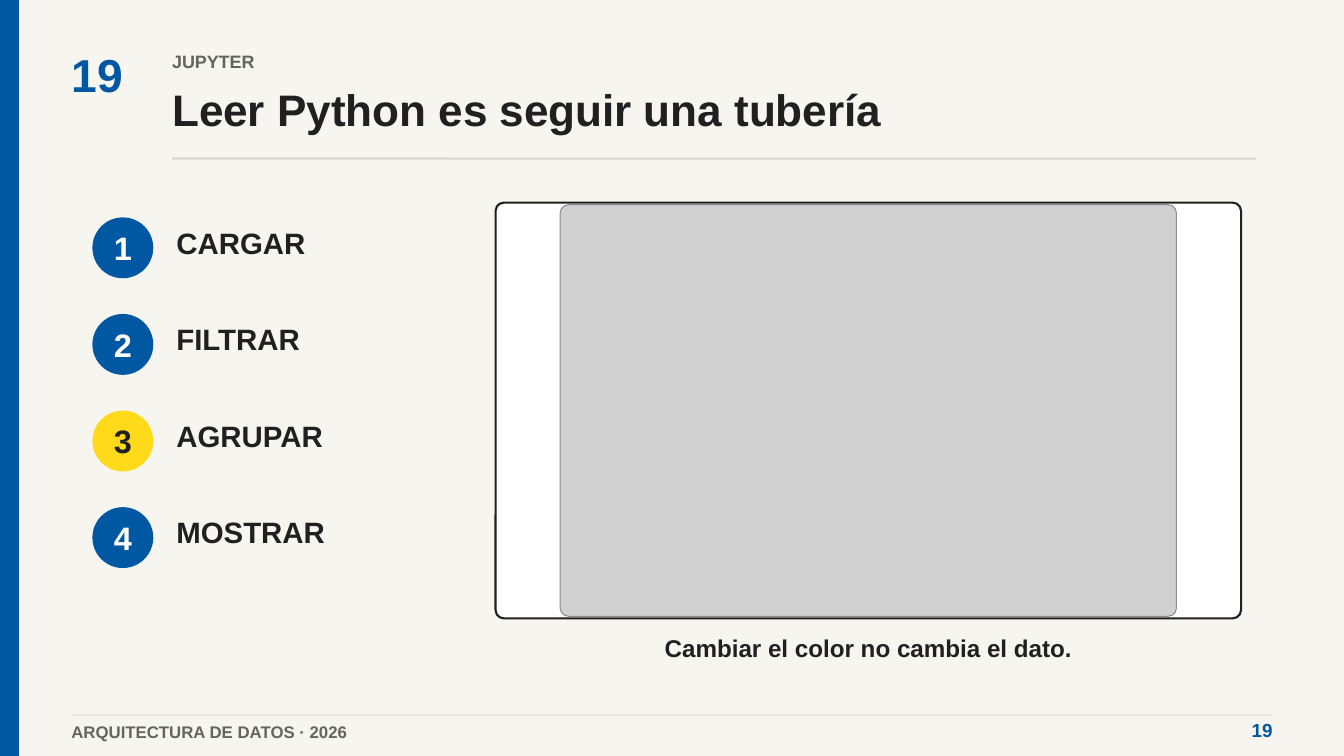
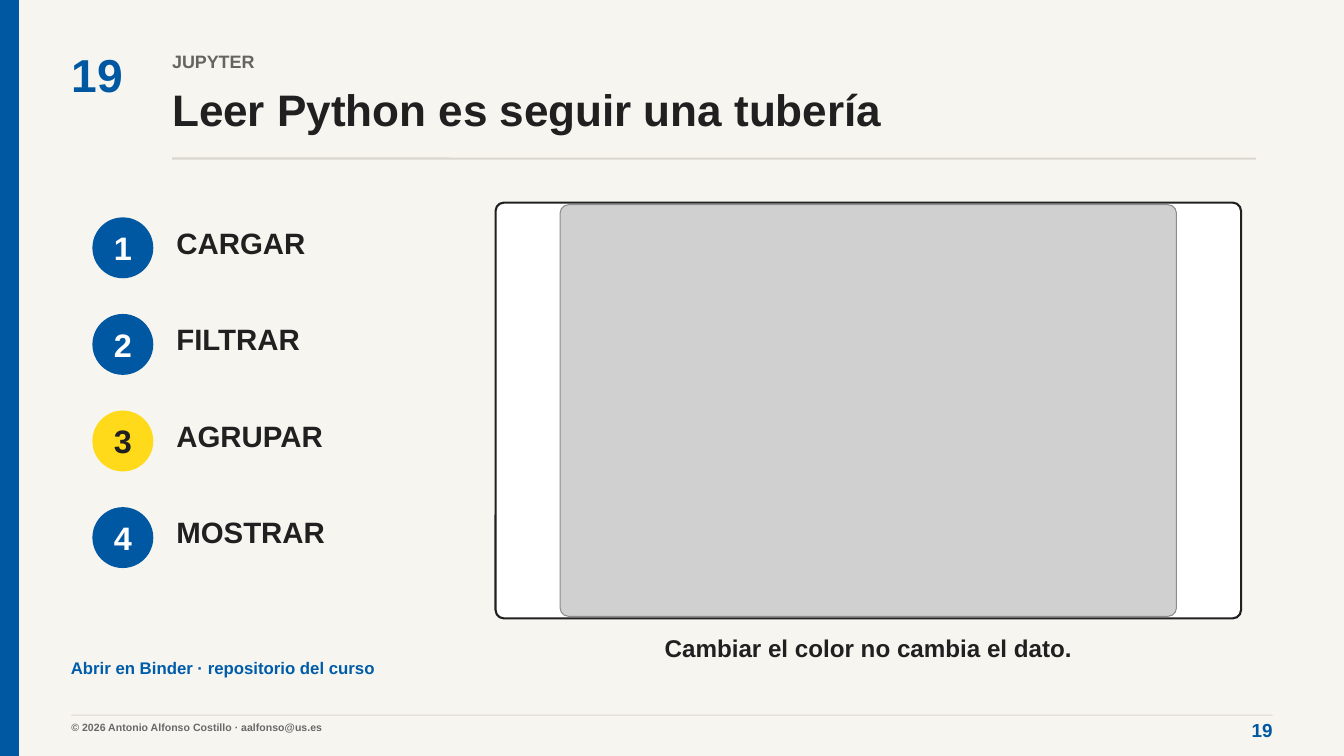
Before and after one commit to Teoriadejuego/arquitectura-datos-python-ciencia-abierta, a slide deck: slide 20 of 00_PRESENTACION/ARQUITECTURA_DATOS_PROYECCION.pptx (slide 19 before the commit). Drawn at 1344x756 pixels with LibreOffice and Linux fonts; fonts in the diff are those of the drawing; grey boxes stand for pictures. Boxes give left, top, right and bottom in pixels: in the first picture for what was removed or moved away, otherwise in the second. Text is boxed around its words. In the diff, an @@ line names an element or a change of style, - is before the commit and + after.

Commit message:
curso: publica materiales definitivos del seminario

```diff
--- a/00_PRESENTACION/ARQUITECTURA_DATOS_PROYECCION.pptx
+++ b/00_PRESENTACION/ARQUITECTURA_DATOS_PROYECCION.pptx
@@ text added at [71,662,375,678], 12 pt, text #005CA9, bold @@
+Abrir en Binder · repositorio del curso
@@ text at [82,723,322,733]: text changed; size 12 to 7.5 pt; text colour #66645F to #686868 @@
-ARQUITECTURA DE DATOS · 2026
+© 2026 Antonio Alfonso Costillo · aalfonso@us.es
```
Also in this commit, not shown: 20 other slides changed, 3 slides added, 11 other files.
